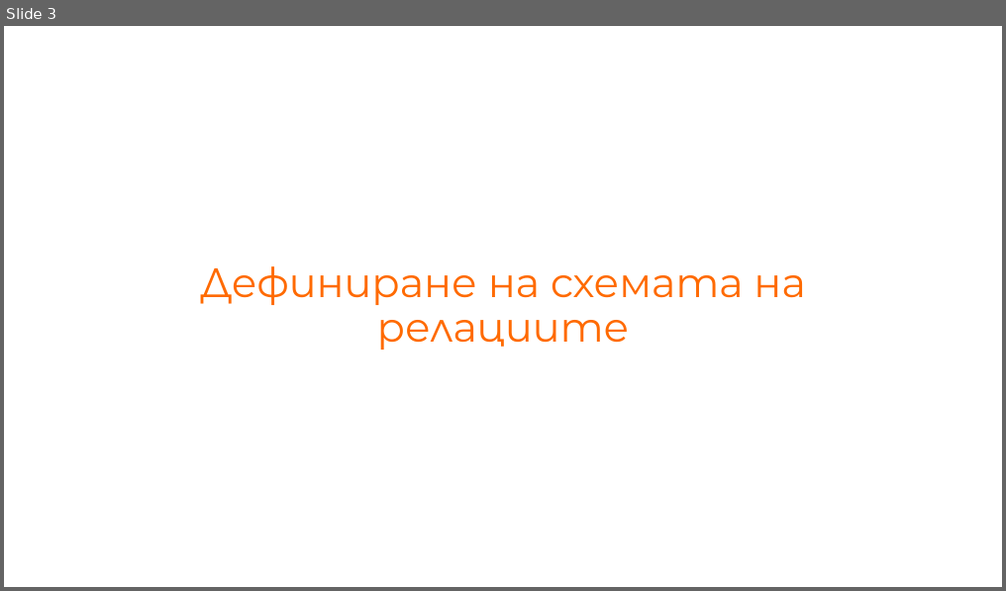
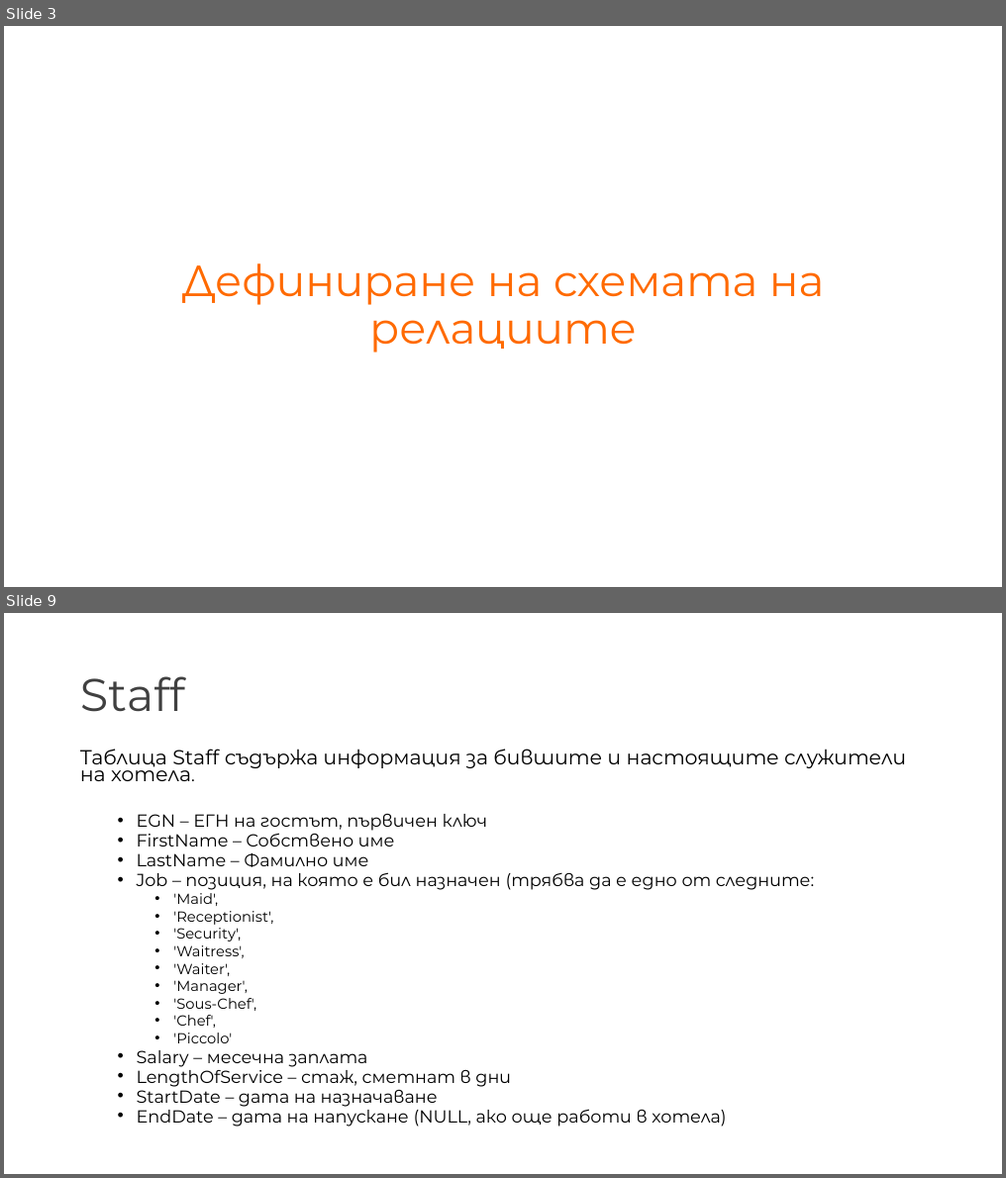
Before and after one commit to NikolaTotev/SQL-Course-Project, a slide deck: Project Presentation.pptx. Shown one above the other, each under a label of ours: slide 3 before the commit, slides 3 and 9 after it; the slides between them are not shown. The pictures are 1006x591 and 1006x1178 pixels, drawn with LibreOffice and Linux fonts; fonts in the diff are those of the drawing. Boxes give left, top, right and bottom in pixels: in the first picture for what was removed or moved away, otherwise in the second. Text is boxed around its words. In the diff, an @@ line names an element or a change of style, - is before the commit and + after.

```diff
--- a/Project Presentation.pptx
+++ b/Project Presentation.pptx
@@ slide 9 added at (4, 613, 1002, 1174), background #FFFFFF @@
@@ title added at (80, 676, 185, 712), 44 pt, text #404040 @@
+Staff
@@ text added at (80, 749, 906, 1127), 16.8 pt, text #000000 @@
+Таблица Staff съдържа информация за бившите и настоящите служители на хотела.
+  • EGN – ЕГН на гостът, първичен ключ
+  • FirstName – Собствено име
+  • LastName – Фамилно име
+  • Job – позиция, на която е бил назначен (трябва да е едно от следните:
+    • 'Maid',
+    • 'Receptionist',
+    • 'Security',
+    • 'Waitress',
+    • 'Waiter',
+    • 'Manager',
+    • 'Sous-Chef',
+    • 'Chef',
+    • 'Piccolo'
+  • Salary – месечна заплата
+  • LengthOfService – стаж, сметнат в дни
+  • StartDate – дата на назначаване
+  • EndDate – дата на напускане (NULL, ако още работи в хотела)
@@ slide 3 changed as well @@
@@ title "Дефиниране на схемата на релациите" at (182, 264, 824, 353): size 39.6 to 42 pt @@
```
Also in this commit, not shown: 4 other slides changed, 7 other slides added, 2 slides removed, 11 other files.
